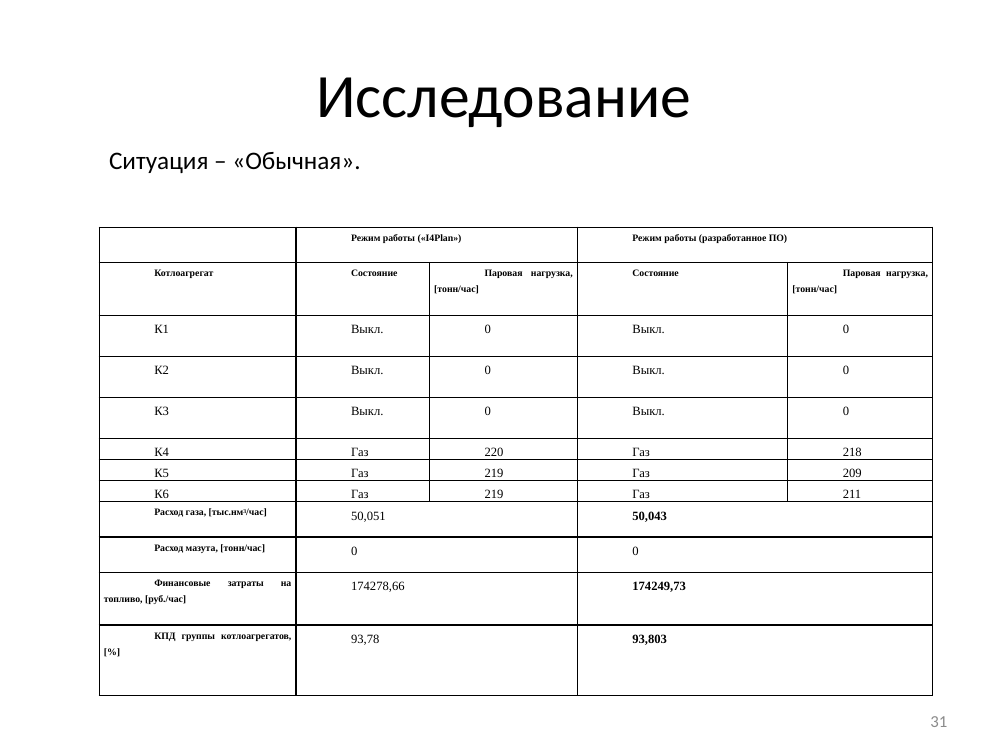
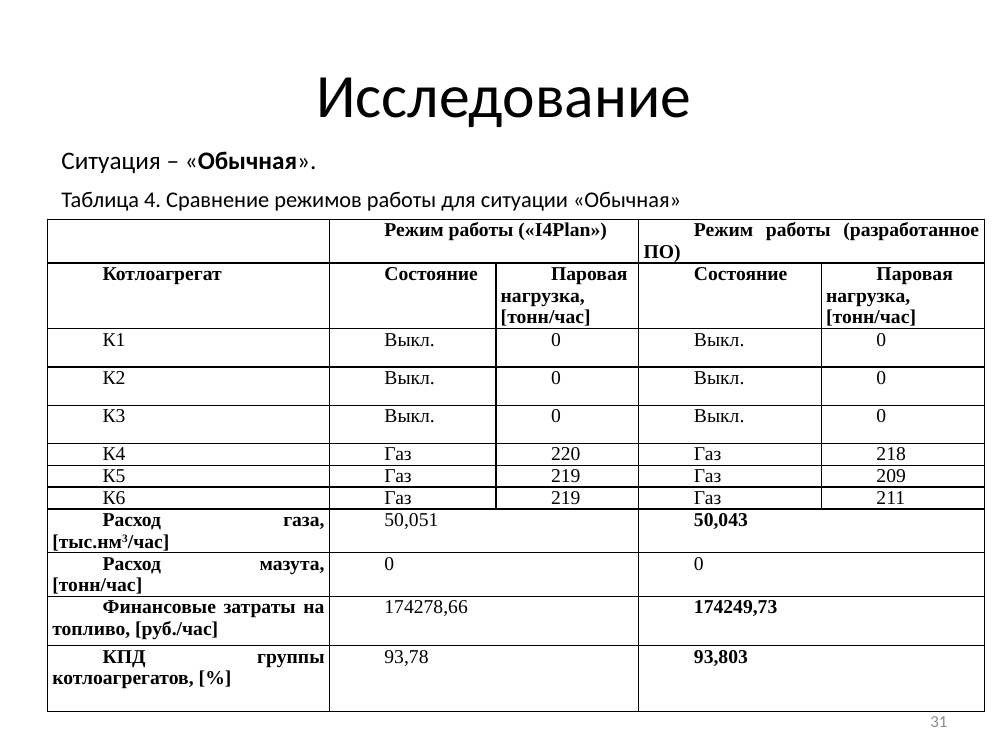
Before and after one commit to arkuzmin/diplom, a slide deck: slide 31 of optimization/4 семестр/Смотр 19.05.14/Презентация.pptx. Drawn at 1008x756 pixels with LibreOffice and Linux fonts; fonts in the diff are those of the drawing. Boxes give left, top, right and bottom in pixels: in the first picture for what was removed or moved away, otherwise in the second. Text is boxed around its words. In the diff, an @@ line names an element or a change of style, - is before the commit and + after.

```diff
--- a/optimization/4 семестр/Смотр 19.05.14/Презентация.pptx
+++ b/optimization/4 семестр/Смотр 19.05.14/Презентация.pptx
@@ text "Ситуация – «Обычная».": place and size @@
-text "Ситуация – «Обычная»." at <box>109,152,360,173</box>
+text "Ситуация – «Обычная»." at <box>61,151,317,173</box>
@@ text "Ситуация – «Обычная»." at <box>61,151,317,173</box>: bold on in "«Обычная»." @@
@@ text added at <box>61,192,681,211</box>, 16 pt, text #000000 @@
+Таблица 4. Сравнение режимов работы для ситуации «Обычная»
@@ table at <box>47,220,984,732</box> @@
@@ size 7 to 14 pt in "Режим работы («I4Plan»)", "Режим работы (разработанное ПО)", "Котлоагрегат", "Состояние" and 7 more places @@
@@ size 9 to 14 pt in "К1", "Выкл.", "0", "Выкл." and 34 more places @@
@@ line spacing 1.5 to 1 @@
@@ table: place and size @@
-table at <box>99,227,933,700</box>
+table at <box>47,220,984,732</box>
```
Also in this commit, not shown: 13 other slides changed, 1 slide added, 1 slide removed, 2 other files.
